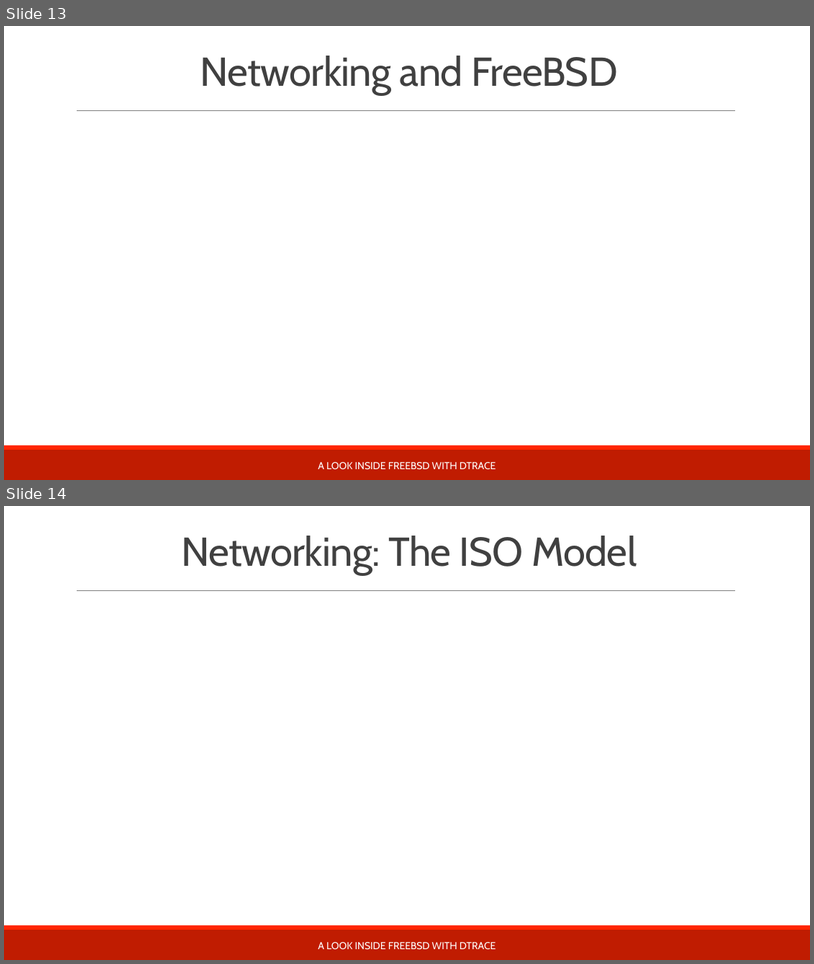
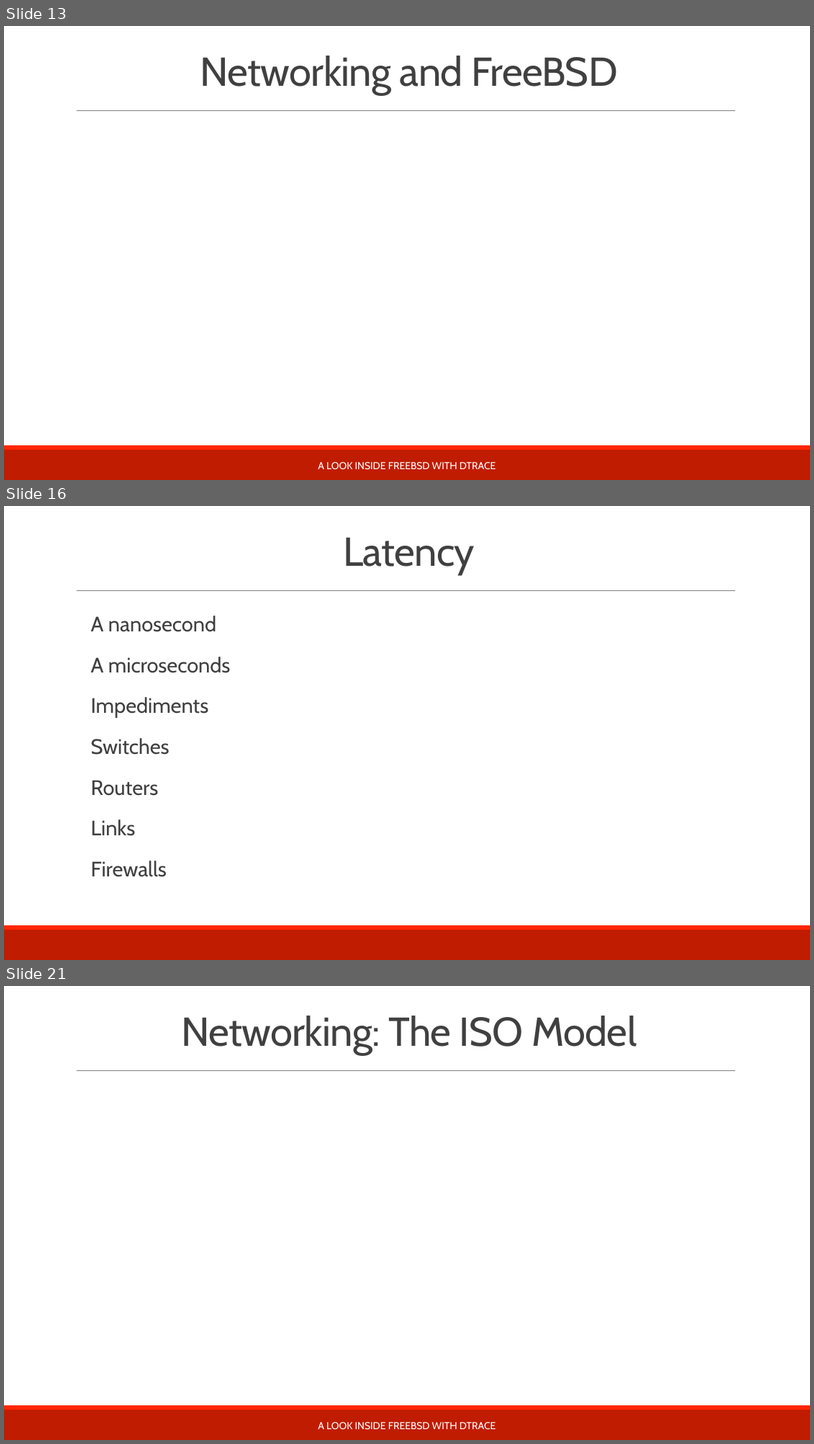
Before and after one commit to teachbsd/course, a slide deck: undergraduate/lectures/lecture3-communication.pptx. Shown one above the other, each under a label of ours: slides 13 and 14 before the commit, slides 13, 16 and 21 after it; the slides between them are not shown. The pictures are 814x964 and 814x1444 pixels, drawn with LibreOffice and Linux fonts; fonts in the diff are those of the drawing; background and template pictures are left out. Boxes give left, top, right and bottom in pixels: in the first picture for what was removed or moved away, otherwise in the second. Text is boxed around its words. In the diff, an @@ line names an element or a change of style, - is before the commit and + after.

Commit message:
Update lectures with correct titles. Add outline of latency discussion to communication lecture

```diff
--- a/undergraduate/lectures/lecture3-communication.pptx
+++ b/undergraduate/lectures/lecture3-communication.pptx
@@ slide 16 added at [4,506,810,960], background #FFFFFF; not listed: 3 template elements that a slide beside it also shows @@
@@ title added at [343,538,475,575], 48 pt, text #404040 @@
+Latency
@@ text added at [91,615,231,877], 24.8 pt, text #404040 @@
+  A nanosecond
+  A microseconds
+  Impediments
+  Switches
+  Routers
+  Links
+  Firewalls
@@ what was slide 14 is now slide 21 @@
```
Also in this commit, not shown: 1 slide changed, 6 other slides added, 1 other file.
